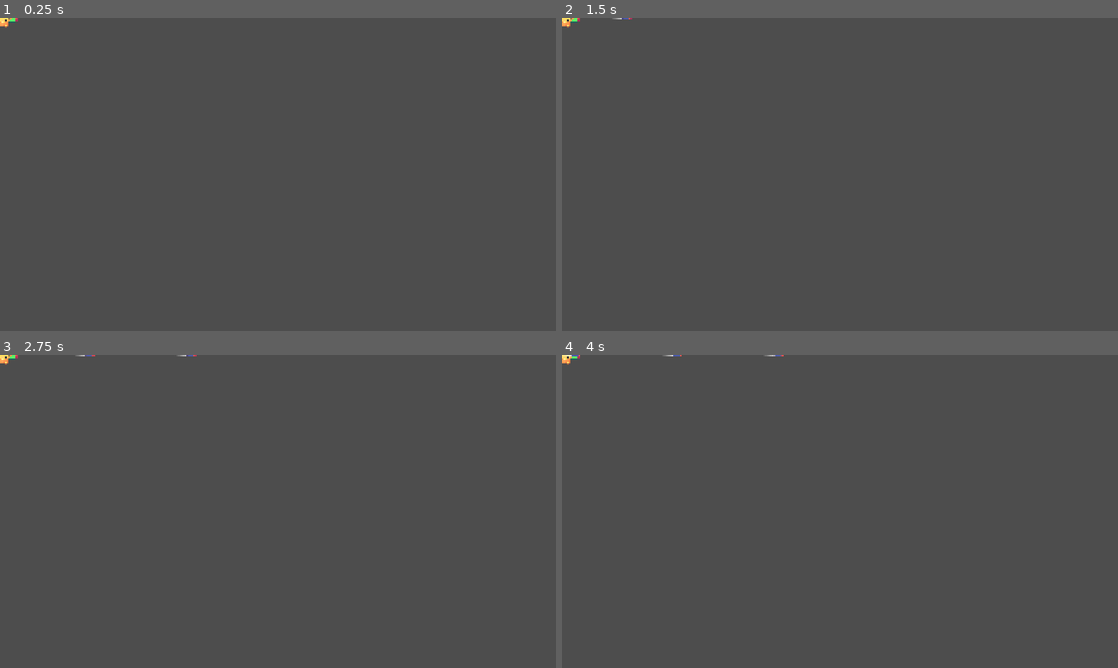
Above: before the commit, frames 1-4 (two rows, left to right).
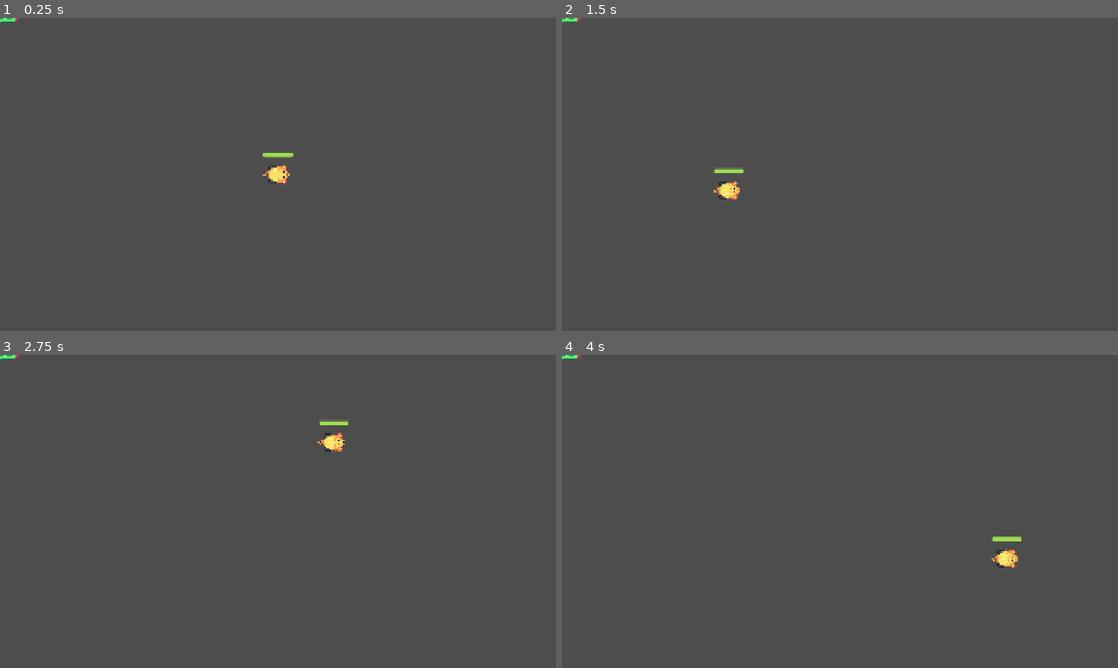
Above: after the commit, the same moments.

Repository: iFryTheReal/GDQuestTowerDefense
Game: Godot game, scene res://turrets/simple_cannon.tscn
Two runs of this game, one before a commit and one after it. Both use one fixed random seed, a clock stepped at 60 frames per second and the inputs below. The project has no main scene, so this scene is started directly.
Inputs (mouse positions are in pixels of both pictures, inside the frame that each line leads up to):
- Up to frame 1 (0.25 s): no input
- Up to frame 2 (1.5 s): tap Enter at 0.5 s; move the mouse to (962, 158) at 0.52 s; tap Z at 0.6, 1.35 s; click (962, 158) at 0.67 s; tap Space at 0.77, 1.25 s; move the mouse to (728, 190) at 1.27 s; click (728, 190) at 1.42 s
- Up to frame 3 (2.75 s): tap Space at 1.52 s; tap Enter at 2 s; move the mouse to (333, 442) at 2.02 s; tap Z at 2.1 s; click (333, 442) at 2.17 s
- Up to frame 4 (4 s): tap Space at 2.75, 3.02, 3.77 s; move the mouse to (812, 574) at 2.77 s; tap Z at 2.85, 3.6 s; click (812, 574) at 2.92 s; tap Enter at 3.5 s; move the mouse to (1006, 558) at 3.52 s; click (1006, 558) at 3.67 s

The runs differ from the first frame. In frame 1, 0.3% of the frame differs, in the area x 0-53%, y 0-54%; in frame 2, 0.3%; in frame 3, 0.4%, in the area x 0-63%, y 0-31%; in frame 4, 0.4%.

Commit message:
Add health bar and health managment to mob

Diff:
--- /dev/null
+++ b/mobs/damage_indicator.tscn
@@ -0,0 +1,9 @@
+[gd_scene format=3 uid="uid://bq0ta0wigo4jt"]
+
+[node name="DamageIndicator" type="Node2D"]
+
+[node name="AnimationPlayer" type="AnimationPlayer" parent="."]
+
+[node name="Label" type="Label" parent="."]
+offset_right = 40.0
+offset_bottom = 23.0
--- /dev/null
+++ b/mobs/mob.gd
@@ -0,0 +1,30 @@
+@icon("res://icons/icon_mob.svg")
+class_name Mob extends Area2D
+
+@export var health: int = 100 : set = set_health
+
+@onready var _health_bar: ProgressBar = %HealthBar
+
+var _tween: Tween = null
+
+func _ready() -> void:
+	_health_bar.max_value = health
+	set_health(health)
+
+func set_health(new_health: int) -> void:
+	health = maxi(0, new_health)
+
+	if _health_bar != null:
+		if _tween != null:
+			_tween.kill()
+		_tween = create_tween()
+		_tween.tween_property(_health_bar, "value", health, 0.2)
+
+	if health <= 0:
+		_die()
+
+func _die() -> void:
+	queue_free()
+
+func take_damage(amount: int) -> void:
+	health -= amount
--- a/mobs/mob.tscn
+++ b/mobs/mob.tscn
@@ -1,15 +1,55 @@
-[gd_scene load_steps=3 format=3 uid="uid://bdtknw27u8ldw"]
+[gd_scene load_steps=6 format=3 uid="uid://bdtknw27u8ldw"]
 
 [ext_resource type="Texture2D" uid="uid://c06dsq2gfbcd8" path="res://mobs/mouse_01.png" id="1_bteyy"]
+[ext_resource type="Script" uid="uid://bc3dv0pj1vl3t" path="res://mobs/mob.gd" id="1_fgbma"]
 
 [sub_resource type="CircleShape2D" id="CircleShape2D_fgbma"]
 radius = 44.0
 
+[sub_resource type="StyleBoxFlat" id="StyleBoxFlat_fgbma"]
+bg_color = Color(0.15686275, 0.078431375, 0.30588236, 1)
+corner_radius_top_left = 4
+corner_radius_top_right = 4
+corner_radius_bottom_right = 4
+corner_radius_bottom_left = 4
+
+[sub_resource type="StyleBoxFlat" id="StyleBoxFlat_p7hwu"]
+bg_color = Color(0.62352943, 0.8666667, 0.31764707, 1)
+corner_radius_top_left = 4
+corner_radius_top_right = 4
+corner_radius_bottom_right = 4
+corner_radius_bottom_left = 4
+
 [node name="Mob" type="Area2D"]
+script = ExtResource("1_fgbma")
+
+[node name="CollisionShape2D" type="CollisionShape2D" parent="."]
+shape = SubResource("CircleShape2D_fgbma")
 
 [node name="Sprite2D" type="Sprite2D" parent="."]
 position = Vector2(-7, 0)
 texture = ExtResource("1_bteyy")
 
-[node name="CollisionShape2D" type="CollisionShape2D" parent="."]
-shape = SubResource("CircleShape2D_fgbma")
+[node name="BarPivot" type="Node2D" parent="."]
+unique_name_in_owner = true
+
+[node name="HealthBar" type="ProgressBar" parent="BarPivot"]
+unique_name_in_owner = true
+anchors_preset = 8
+anchor_left = 0.5
+anchor_top = 0.5
+anchor_right = 0.5
+anchor_bottom = 0.5
+offset_left = -50.0
+offset_top = -75.0
+offset_right = 50.0
+offset_bottom = -60.0
+grow_horizontal = 2
+grow_vertical = 2
+size_flags_horizontal = 4
+size_flags_vertical = 4
+theme_override_styles/background = SubResource("StyleBoxFlat_fgbma")
+theme_override_styles/fill = SubResource("StyleBoxFlat_p7hwu")
+step = 0.0
+value = 50.0
+show_percentage = false
--- a/turrets/simple_cannon.gd
+++ b/turrets/simple_cannon.gd
@@ -7,6 +7,7 @@
 	if not mobs_in_range.is_empty():
 		var target: Area2D = mobs_in_range.front()
 		look_at(target.global_position)
+	$Mob.global_position = get_global_mouse_position()
 
 func _attack() -> void:
 	var mobs_in_range: Array[Area2D] = _area_2d.get_overlapping_areas()
--- a/turrets/weapons/projectiles/simple_rocket.gd
+++ b/turrets/weapons/projectiles/simple_rocket.gd
@@ -2,11 +2,14 @@
 
 @export var max_distance: float = 1000.0
 @export var speed: float = 350.0
+@export var damage: float = 20.0
 
 var _traveled_distance: float = 0.0
 
 func _ready() -> void:
 	monitorable = false
+
+	area_entered.connect(_on_area_entered)
 
 func _physics_process(delta: float) -> void:
 	position += transform.x * speed * delta
@@ -17,3 +20,8 @@
 
 func explode() -> void:
 	queue_free()
+
+func _on_area_entered(area: Area2D) -> void:
+	if area is Mob:
+		area.take_damage(damage)
+		explode()
Not shown, added: mobs/mob.gd.uid
